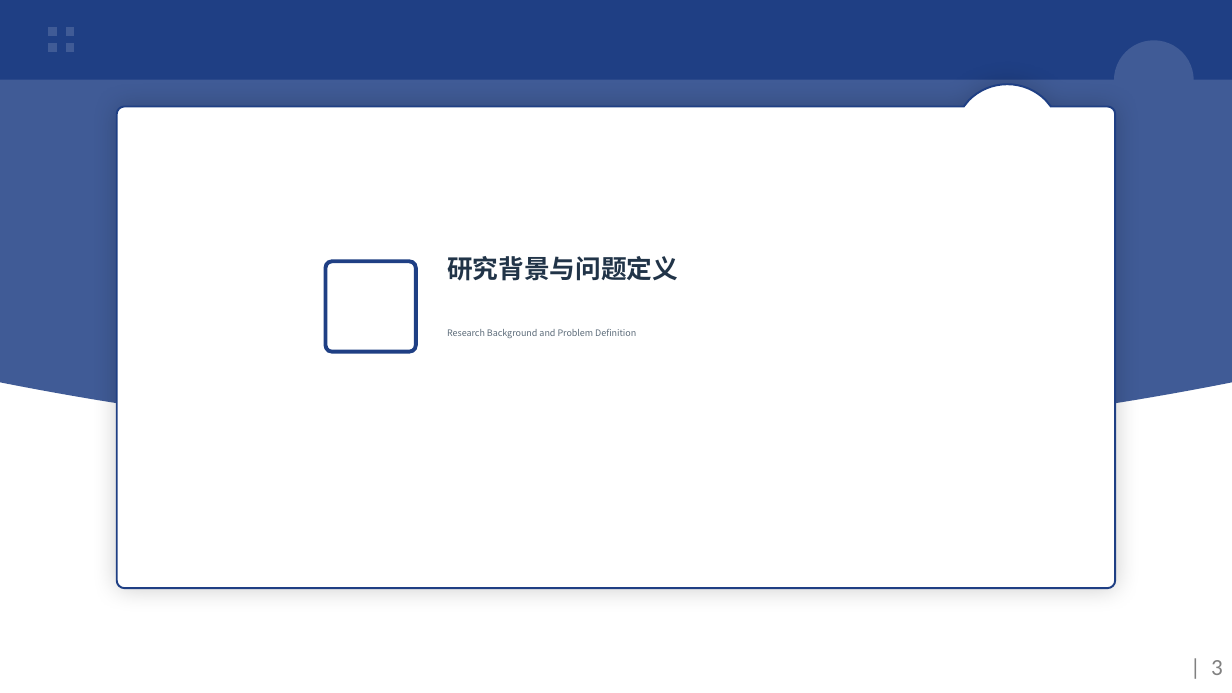
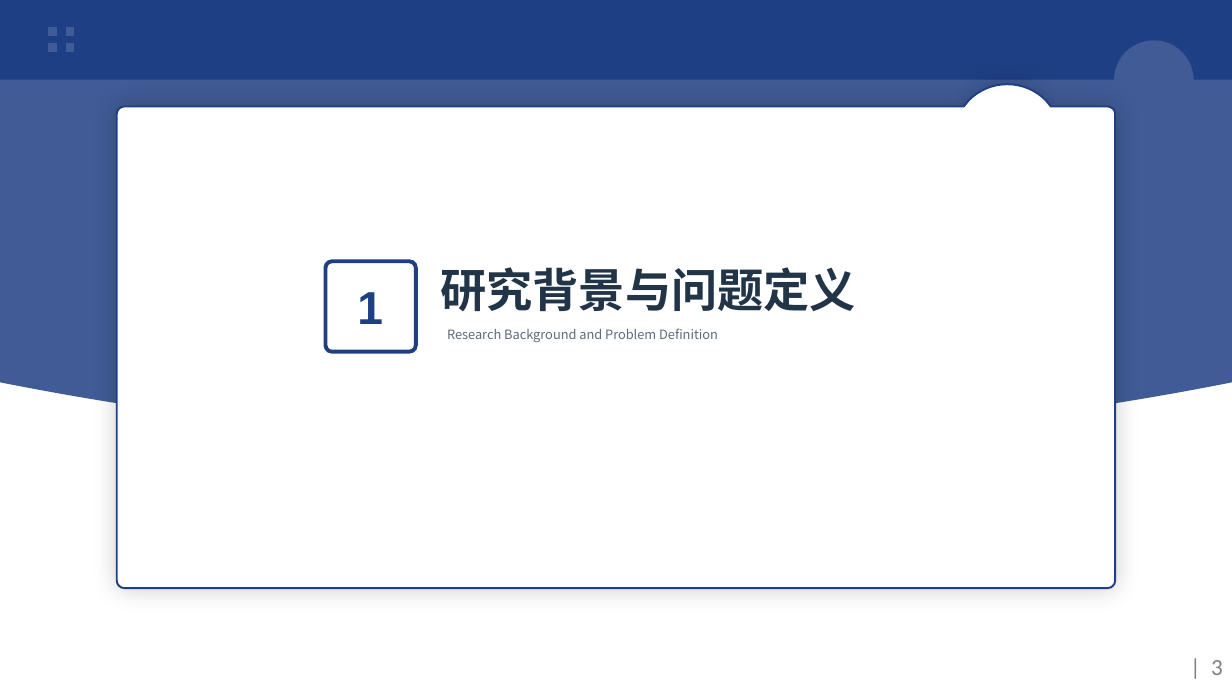
Before and after one commit to FDSE-IntelliDev/CodeSense, a slide deck: slide 3 of 中期答辩ppt_CodeSearch中期答辩.pptx. Drawn at 1232x693 pixels with LibreOffice and Linux fonts; fonts in the diff are those of the drawing; background and template pictures are left out. Boxes give left, top, right and bottom in pixels: in the first picture for what was removed or moved away, otherwise in the second. Text is boxed around its words. In the diff, an @@ line names an element or a change of style, - is before the commit and + after.

```diff
--- a/中期答辩ppt_CodeSearch中期答辩.pptx
+++ b/中期答辩ppt_CodeSearch中期答辩.pptx
@@ text "研究背景与问题定义" moved from (x1=447, y1=256, x2=678, y2=281) to (x1=440, y1=267, x2=856, y2=311) @@
@@ text "研究背景与问题定义" at (x1=440, y1=267, x2=856, y2=311): size 20 to 36 pt @@
@@ text added at (x1=357, y1=292, x2=383, y2=324), 36 pt, text #1F3F84, bold @@
+1
@@ text "Research Background and Problem Definition" at (x1=447, y1=328, x2=718, y2=342): size 7 to 10 pt @@
```
Also in this commit, not shown: 7 other slides changed.
